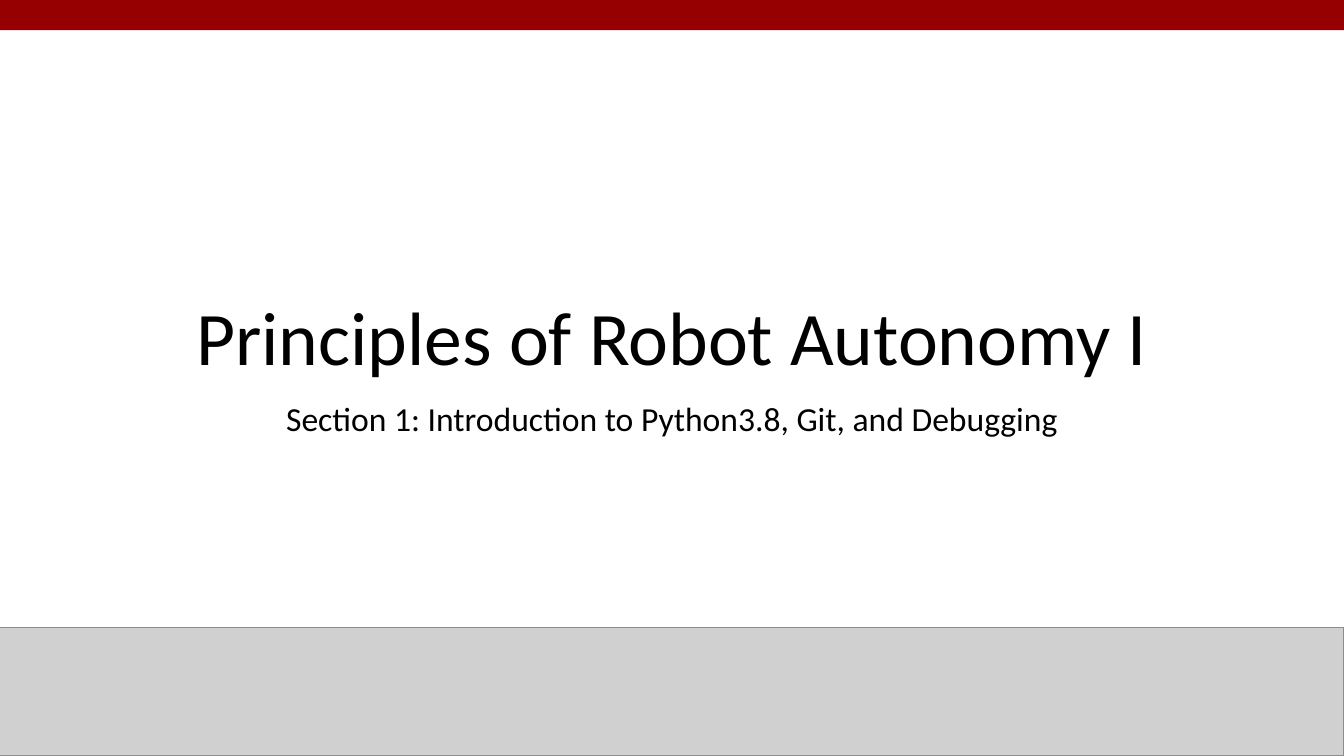
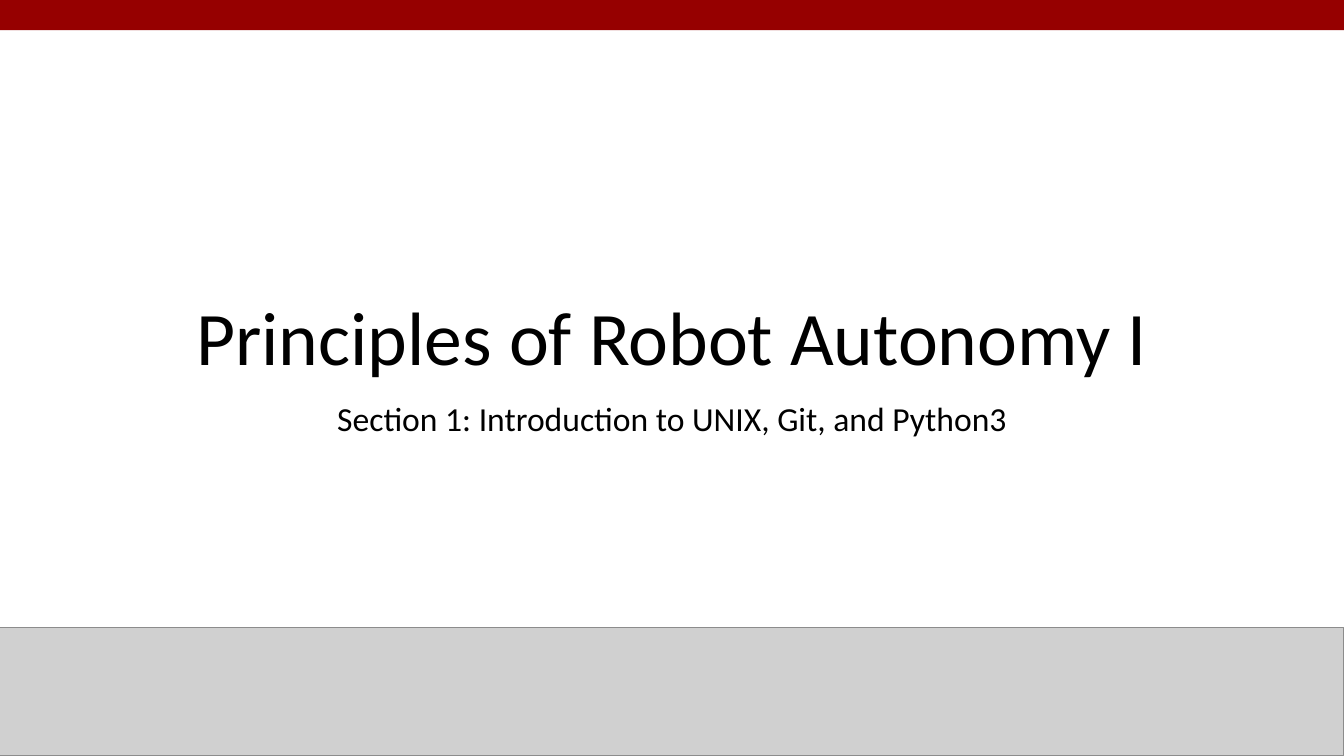
Before and after one commit to StanfordASL/PoRA-I-Sections, a slide deck: slide 8 of s1/slides/s1.pptx (slide 7 before the commit). Drawn at 1344x756 pixels with LibreOffice and Linux fonts; fonts in the diff are those of the drawing; grey boxes stand for pictures. Boxes give left, top, right and bottom in pixels: in the first picture for what was removed or moved away, otherwise in the second. Text is boxed around its words. In the diff, an @@ line names an element or a change of style, - is before the commit and + after.

```diff
--- a/s1/slides/s1.pptx
+++ b/s1/slides/s1.pptx
@@ text at (x1=337, y1=407, x2=1006, y2=437): text changed @@
-Section 1: Introduction to Python3.8, Git, and Debugging
+Section 1: Introduction to UNIX, Git, and Python3
```
Also in this commit, not shown: 6 other slides changed, 3 slides added, 6 slides removed, 4 other files.
